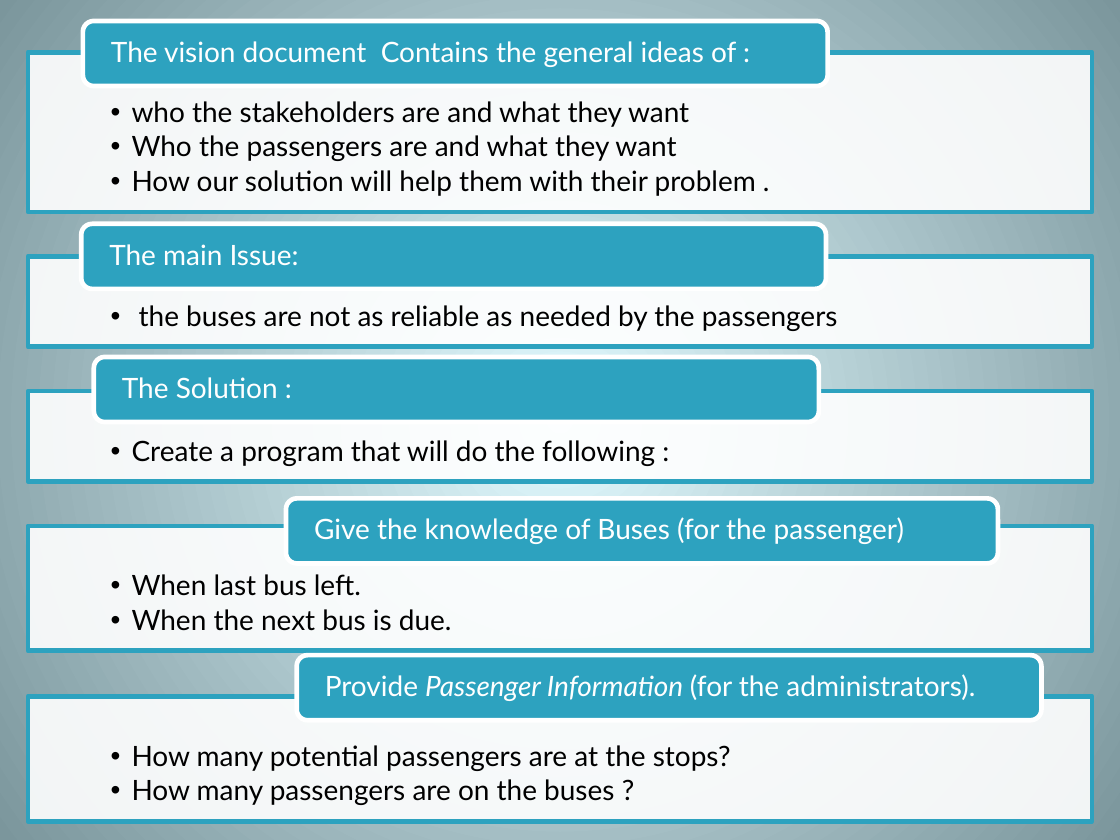
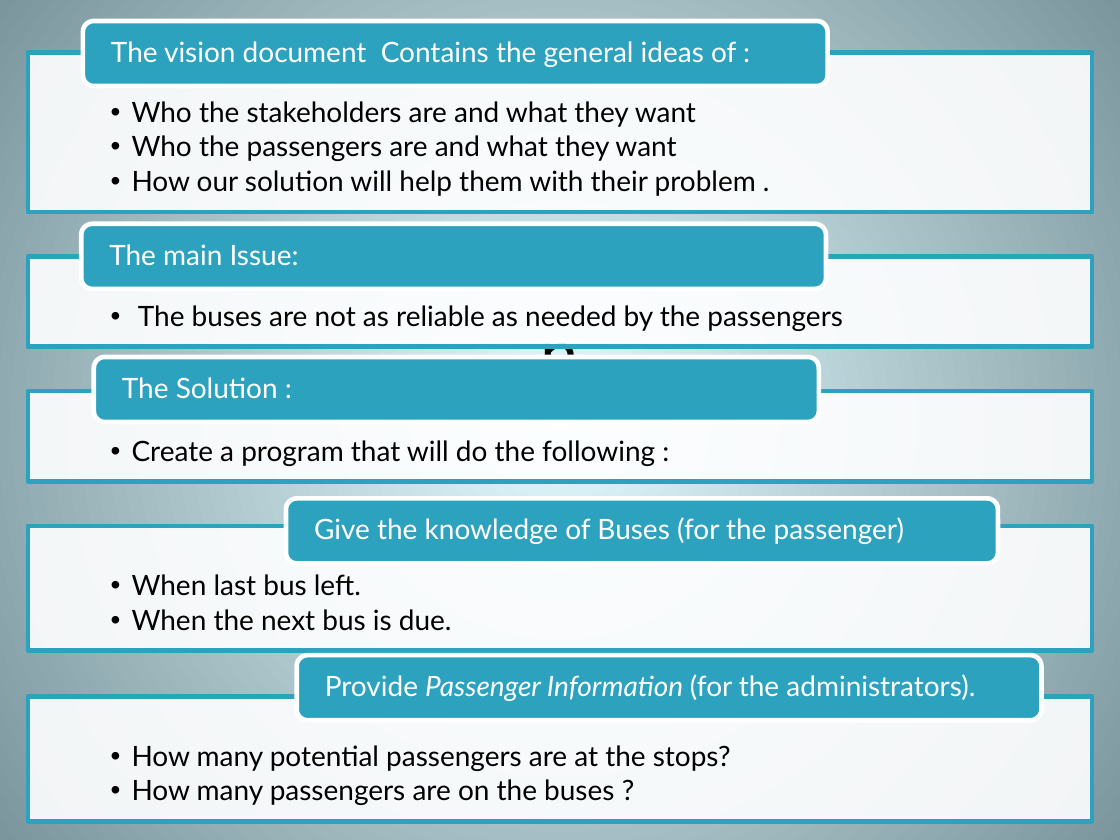
Before and after one commit to hjc/JagTrack, a slide deck: slide 3 of LCO_Brief_Placeholder/SEFornofCompiling1.pptx (slide 1 before the commit). Drawn at 1120x840 pixels with LibreOffice and Linux fonts; fonts in the diff are those of the drawing. Boxes give left, top, right and bottom in pixels: in the first picture for what was removed or moved away, otherwise in the second. Text is boxed around its words. In the diff, an @@ line names an element or a change of style, - is before the commit and + after.

Commit message:
Done with PPT

```diff
--- a/LCO_Brief_Placeholder/SEFornofCompiling1.pptx
+++ b/LCO_Brief_Placeholder/SEFornofCompiling1.pptx
@@ text at box(132, 101, 696, 127): text changed @@
-  •• who the stakeholders are and what they want
+  •• Who the stakeholders are and what they want
@@ text at box(138, 305, 843, 331): text changed @@
-  •• the buses are not as reliable as needed by the passengers
+  •• The buses are not as reliable as needed by the passengers
@@ title added at box(541, 319, 579, 360), 44 pt, text #000000 @@
+n
```
Also in this commit, not shown: 20 slides added, 5 other files.
